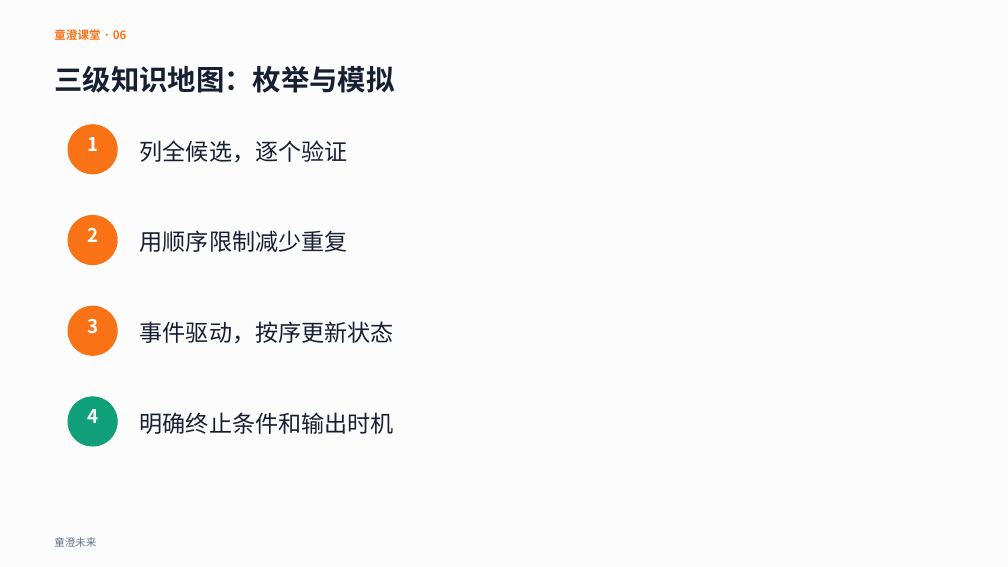
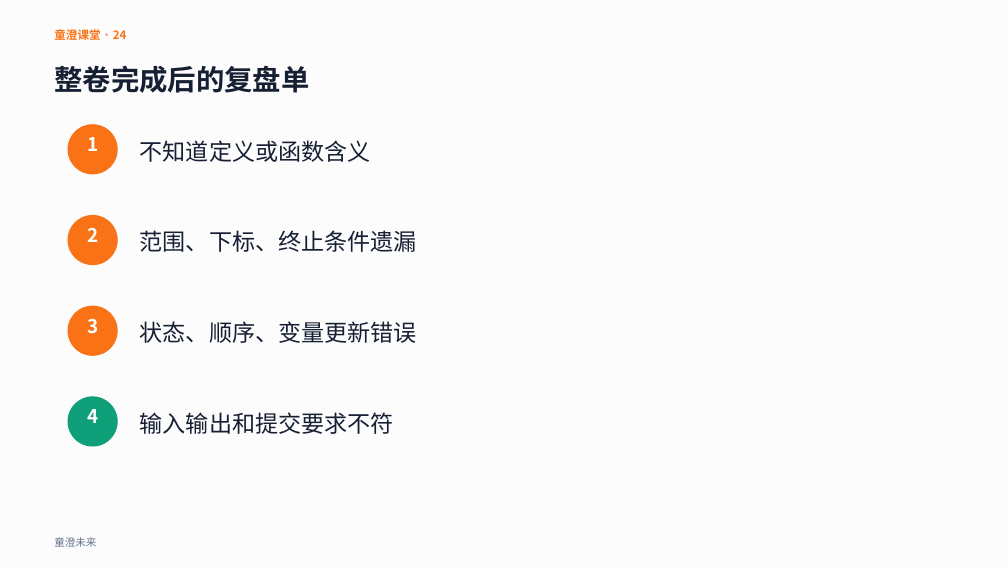
Before and after one commit to aotian/PilotDeck, a slide deck: slide 24 of workspaces/cie-cpp-level3/lesson-13/courseware.pptx (slide 6 before the commit). Drawn at 1008x567 pixels with LibreOffice and Linux fonts; fonts in the diff are those of the drawing. Boxes give left, top, right and bottom in pixels: in the first picture for what was removed or moved away, otherwise in the second. Text is boxed around its words. In the diff, an @@ line names an element or a change of style, - is before the commit and + after.

```diff
--- a/workspaces/cie-cpp-level3/lesson-13/courseware.pptx
+++ b/workspaces/cie-cpp-level3/lesson-13/courseware.pptx
@@ text at <box>54,27,127,43</box>: text changed @@
-童澄课堂 · 06
+童澄课堂 · 24
@@ text at <box>54,65,309,93</box>: text changed @@
-三级知识地图：枚举与模拟
+整卷完成后的复盘单
@@ text at <box>140,140,371,162</box>: text changed @@
-列全候选，逐个验证
+不知道定义或函数含义
@@ text at <box>140,230,417,252</box>: text changed @@
-用顺序限制减少重复
+范围、下标、终止条件遗漏
@@ text at <box>140,321,417,343</box>: text changed @@
-事件驱动，按序更新状态
+状态、顺序、变量更新错误
@@ text at <box>140,412,394,434</box>: text changed @@
-明确终止条件和输出时机
+输入输出和提交要求不符
```
Also in this commit, not shown: 11 other slides changed, 18 slides added, 13 slides removed, 26 other files.
